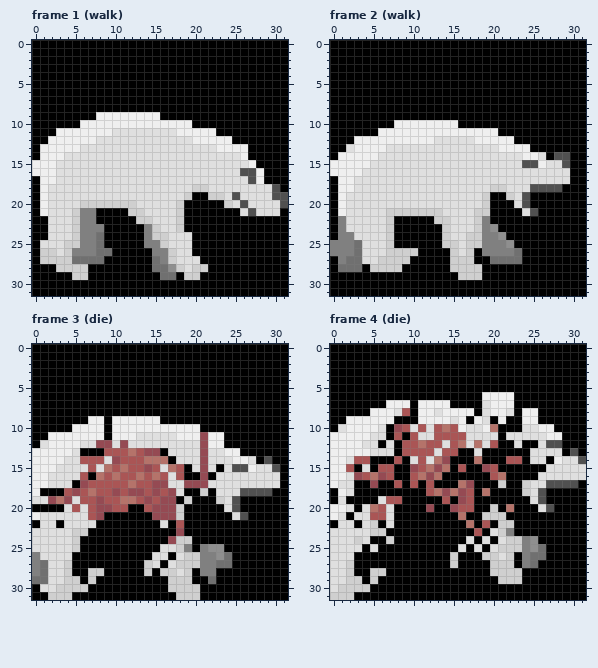
Pixel-art file, stored at src/assets/gfx/_patrol.ase. The first picture shows the starting point.
32x32 pixels, 7 frames. Shown: frame 1 (walk), frame 2 (walk), frame 3 (die), frame 4 (die).
New version:
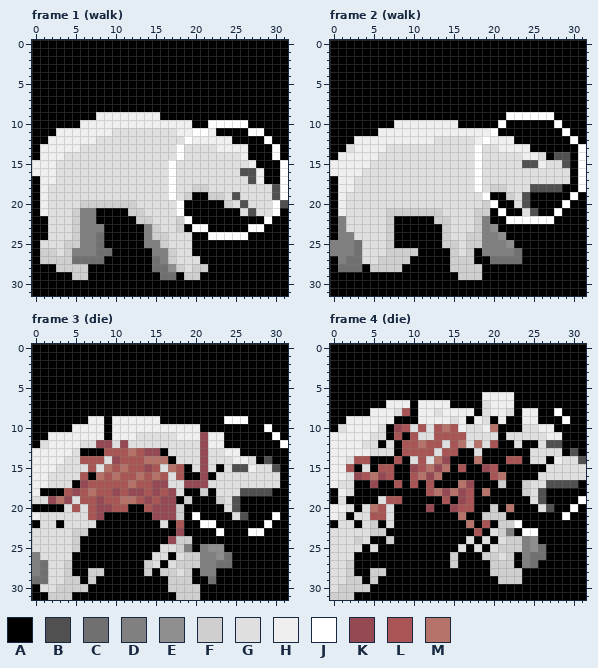
Palette (. is transparent): A #000000  B #505050  C #707070  D #808080  E #8f8f8f  F #cfcfcf  G #dfdfdf  H #efefef  J #ffffff  K #954a53  L #aa5555  M #b5736a
The edit:
Frame 1 (walk), layer "Layer 1":
y 10: x 22..26 AAAAA -> JJJJJ
y 11: x 20..21 HH -> JJ; x 27..28 AA -> JJ
y 12: x 19 G -> J; x 29 A -> J
y 13..14: x 18 G -> J; x 30 A -> J
y 15..18: x 17 G -> J; x 31 A -> J
y 19: x 17 G -> J; x 31 B -> J
y 20..21: x 18 F -> J; x 30 G -> J
y 22: x 19 A -> J; x 29 A -> J
y 23: x 20..21 AA -> JJ; x 27..28 AA -> JJ
y 24: x 22..26 AAAAA -> JJJJJ
Frame 2 (walk), layer "Layer 1":
y 9: x 22..27 AAAAAA -> JJJJJJ
y 10: x 21 A -> J; x 28 A -> J
y 11: x 20 H -> J; x 29 A -> J
y 12: x 19 H -> J; x 30 A -> J
y 13..18: x 18 G -> J; x 31 A -> J
y 19: x 19 F -> J; x 30 A -> J
y 20: x 20 A -> J; x 29 A -> J
y 21: x 21 A -> J; x 28 A -> J
y 22: x 22..27 AAAAAA -> JJJJJJ
Frame 3 (die), layer "Layer 1":
y 9: x 24..26 AAA -> JJJ
y 10: x 29 A -> J
y 11: x 30 A -> J
y 12: x 31 A -> J
y 21: x 20 A -> J; x 30 A -> J
y 22: x 21..22 AA -> JJ; x 29 A -> J
y 23: x 23 A -> J; x 27..28 AA -> JJ
Frame 4 (die), layer "Layer 1":
y 8: x 28 A -> J
y 9: x 29 A -> J
y 19: x 31 A -> J
y 20: x 30 A -> J
y 21: x 29 A -> J
y 22: x 23 A -> J
y 23: x 24..25 AA -> JJ
Pixel boxes of the changes (left, top, right, bottom) in both pictures:
changed: (168, 120, 288, 240)
changed: (474, 112, 586, 224)
changed: (224, 416, 288, 448)
changed: (192, 512, 224, 536)
changed: (248, 512, 280, 536)
changed: (554, 408, 570, 424)
changed: (514, 496, 586, 536)
